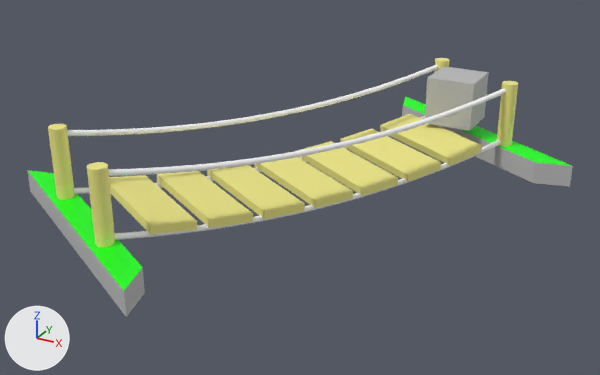
Before and after pictures for a commit that changed the FBX model HAVEN/Assets/Models/WoodBridge.fbx.
The view is the same before and after, from a 50 mm lens placed at (0.681, -1.244, 0.604), pointed at (0.012, -0.027, -0.005). Arrows for +X, +Y and +Z are at lower left; the lights stay in place. Where no turn or scale is listed for an object, it has been applied to the vertices.
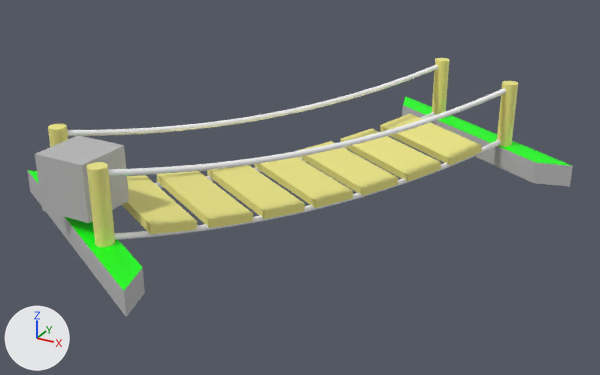
What differs and where, as boxes [x1, y1, x2, y2] in the pictures (600 x 375 px):
'pCube21', moved: before [425, 66, 489, 131]; after [35, 135, 129, 223]
'pCylinder10', unchanged, covered by the edit: before [48, 124, 75, 200]; after [48, 124, 68, 147]

The change, as a diff of the scene's bpy script:
```diff
--- a/HAVEN/Assets/Models/WoodBridge.fbx.py
+++ b/HAVEN/Assets/Models/WoodBridge.fbx.py
@@ ob_pcube21 @@
 ob_pcube21 = bpy.data.objects.new('pCube21', me_mesh_017)
-ob_pcube21.location = (0.177, 0.335, 0.09)
+ob_pcube21.location = (-0.201, -0.349, 0.09)
```
